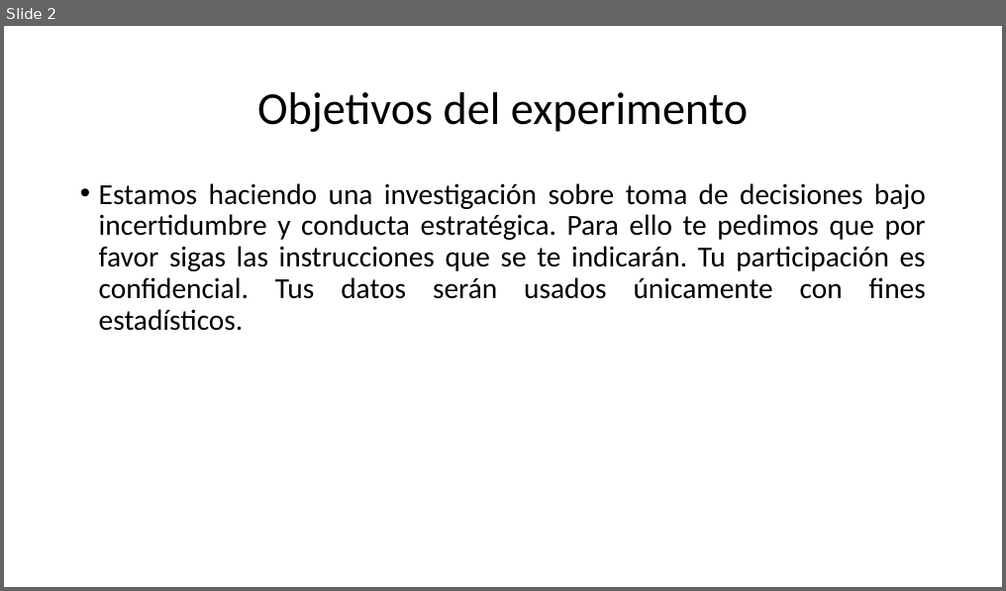
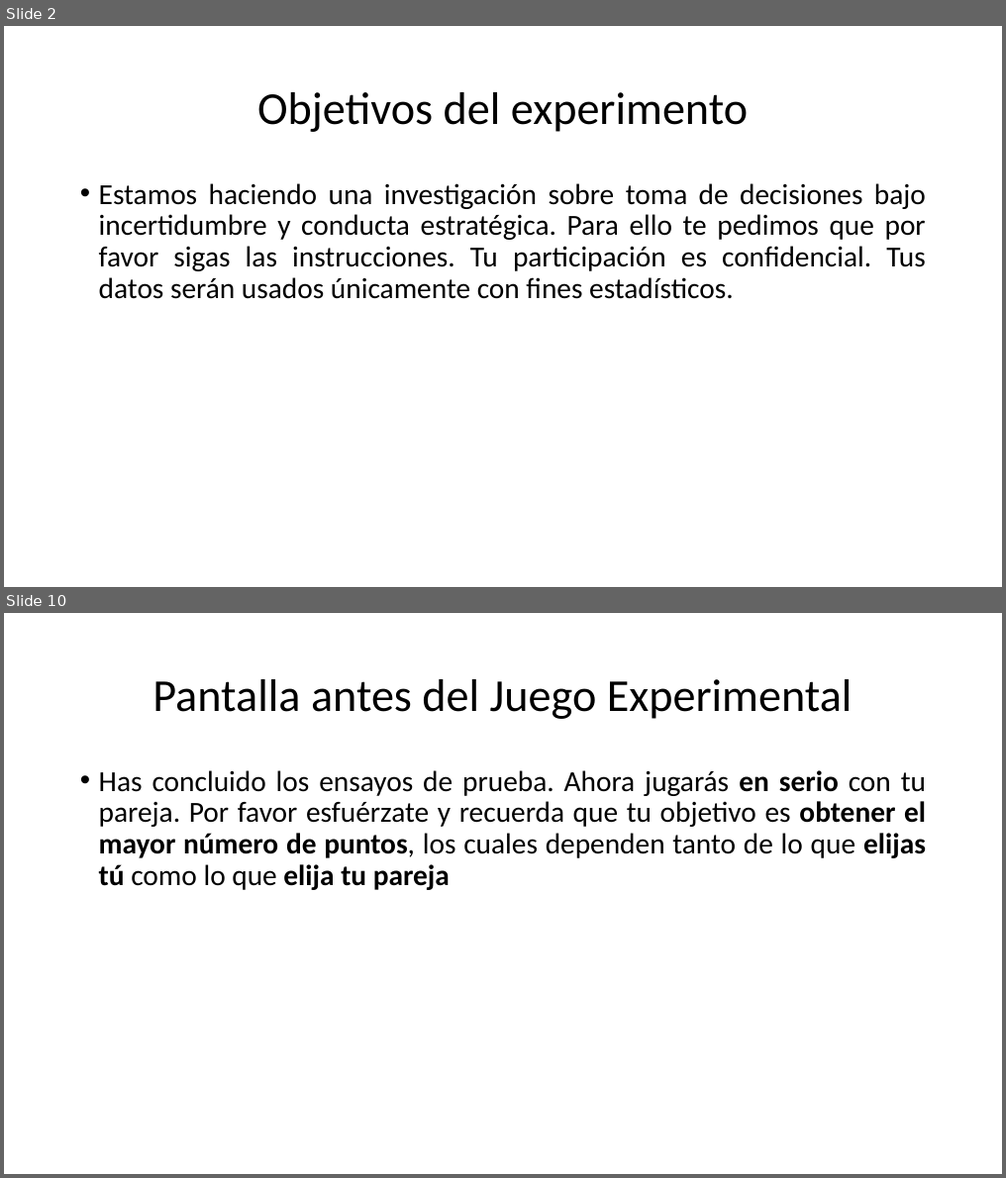
Before and after one commit to ManuelVU/Games-and-Quantal-Equilibrium, a slide deck: Instrucciones.pptx. Shown one above the other, each under a label of ours: slide 2 before the commit, slides 2 and 10 after it; the slides between them are not shown. The pictures are 1006x591 and 1006x1178 pixels, drawn with LibreOffice and Linux fonts; fonts in the diff are those of the drawing. Boxes give left, top, right and bottom in pixels: in the first picture for what was removed or moved away, otherwise in the second. Text is boxed around its words. In the diff, an @@ line names an element or a change of style, - is before the commit and + after.

```diff
--- a/Instrucciones.pptx
+++ b/Instrucciones.pptx
@@ slide 10 added at (x1=4, y1=613, x2=1002, y2=1174), background #FFFFFF @@
@@ title added at (x1=152, y1=679, x2=852, y2=719), 44 pt, text #000000 @@
+Pantalla antes del Juego Experimental
@@ text added at (x1=99, y1=770, x2=926, y2=890), 28 pt, text #000000 @@
+• Has concluido los ensayos de prueba. Ahora jugarás en serio con tu pareja. Por favor esfuérzate y recuerda que tu objetivo es obtener el mayor número de puntos, los cuales dependen tanto de lo que elijas tú como lo que elija tu pareja
@@ slide 2 changed as well @@
@@ text at (x1=99, y1=183, x2=926, y2=299): text changed @@
-• Estamos haciendo una investigación sobre toma de decisiones bajo incertidumbre y conducta estratégica. Para ello te pedimos que por favor sigas las instrucciones que se te indicarán. Tu participación es confidencial. Tus datos serán usados únicamente con fines estadísticos.
+• Estamos haciendo una investigación sobre toma de decisiones bajo incertidumbre y conducta estratégica. Para ello te pedimos que por favor sigas las instrucciones. Tu participación es confidencial. Tus datos serán usados únicamente con fines estadísticos.
```
Also in this commit, not shown: 3 other slides changed, 10 other slides added, 1 slide removed.
